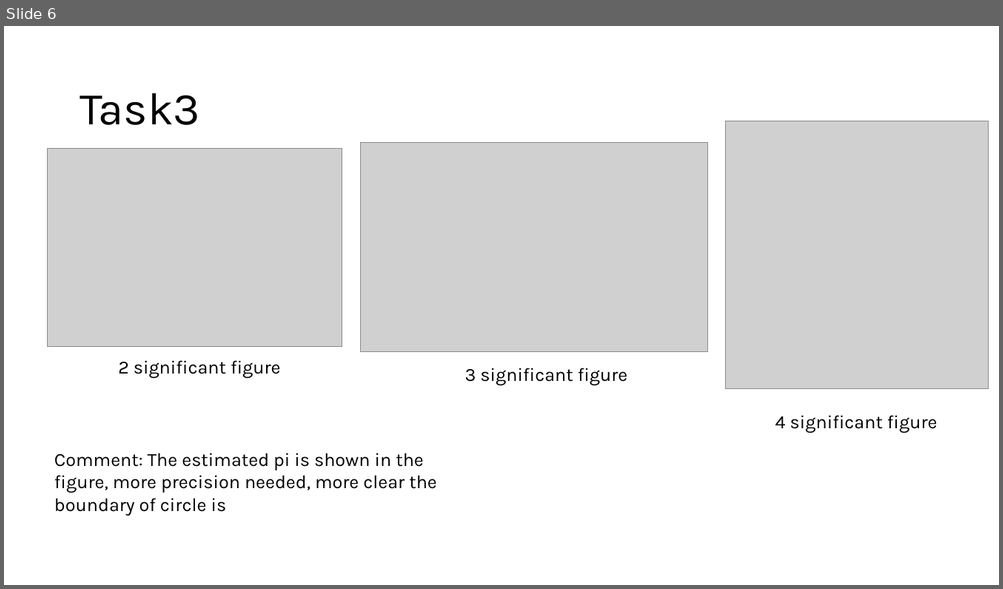
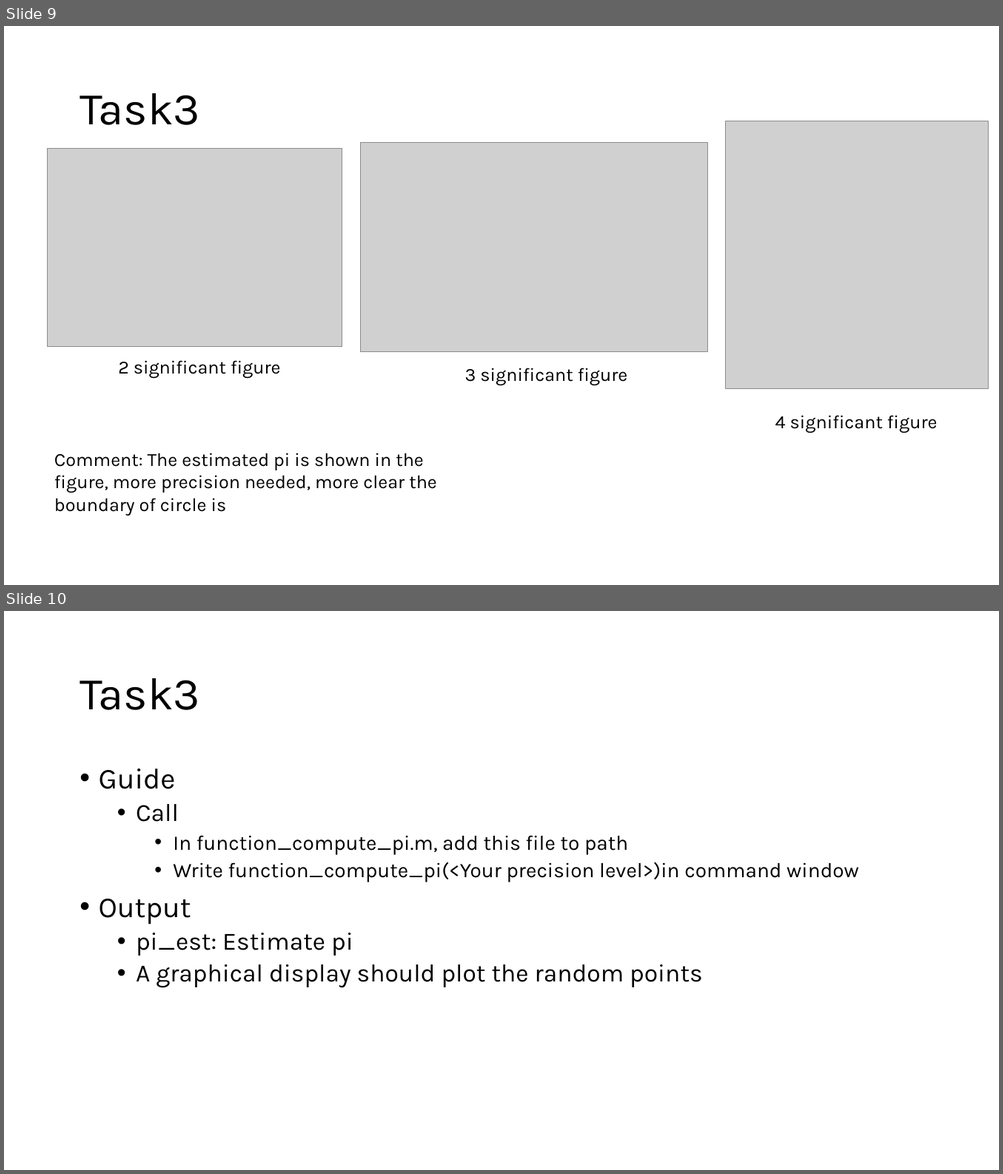
Before and after one commit to Victor-lol/AMS595, a slide deck: 595HW1/Project1.pptx. Shown one above the other, each under a label of ours: slide 6 before the commit, slides 9 and 10 after it. The pictures are 1003x589 and 1003x1174 pixels, drawn with LibreOffice and Linux fonts; fonts in the diff are those of the drawing; grey boxes stand for pictures. Boxes give left, top, right and bottom in pixels: in the first picture for what was removed or moved away, otherwise in the second. Text is boxed around its words. In the diff, an @@ line names an element or a change of style, - is before the commit and + after.

```diff
--- a/595HW1/Project1.pptx
+++ b/595HW1/Project1.pptx
@@ slide 10 added at (x1=4, y1=611, x2=999, y2=1170), background #FFFFFF @@
@@ title added at (x1=79, y1=678, x2=200, y2=710), 44 pt, text #000000 @@
+Task3
@@ text added at (x1=99, y1=769, x2=859, y2=988), 20 pt, text #000000 @@
+• Guide
+  • Call
+    • In function_compute_pi.m, add this file to path
+    • Write function_compute_pi(<Your precision level>)in command window
+• Output
+  • pi_est: Estimate pi
+  • A graphical display should plot the random points
@@ what was slide 6 is now slide 9 @@
```
Also in this commit, not shown: 2 slides changed, 2 other slides added, 5 other files.
